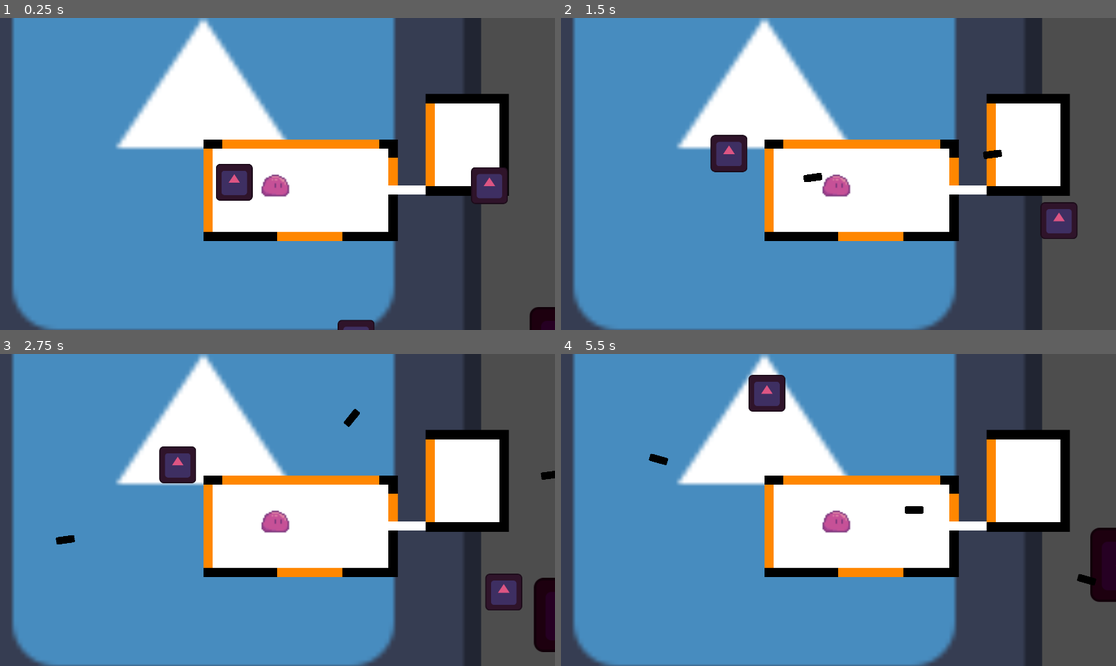
Above: before the commit, frames 1-4 (two rows, left to right).
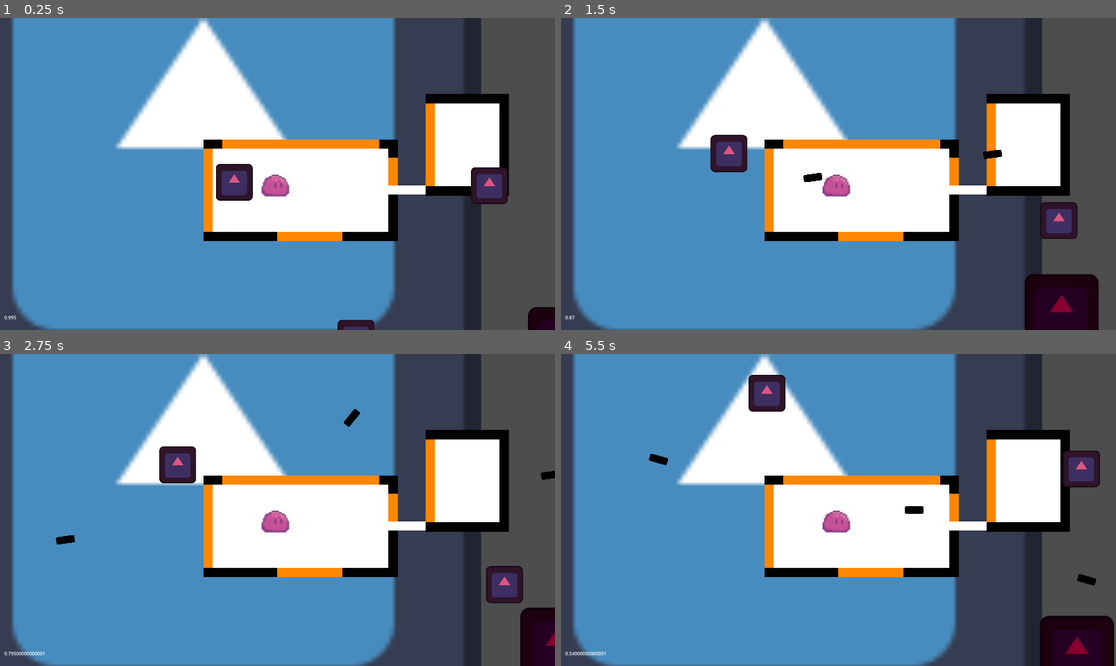
Above: after the commit, the same moments.

Repository: resurgestudios/GMTK2023
Game: Godot game, scene res://Scenes/main.tscn
Same seed, same stepped clock (60 frames per second), same inputs: the game is played once before the commit and once after it. The engine's default icon, where the game draws it, is replaced by a stand-in: a white triangle on a blue panel in a dark square.
Inputs (mouse positions are in pixels of both pictures, inside the frame that each line leads up to):
- Up to frame 1 (0.25 s): no input
- Up to frame 2 (1.5 s): move the mouse to (960, 158) at 0.52 s; click (960, 158) at 0.6 s; tap Space (Jump) at 0.77 s; move the mouse to (727, 189) at 1.27 s; click (727, 189) at 1.35 s
- Up to frame 3 (2.75 s): tap Space (Jump) at 1.52 s; move the mouse to (333, 441) at 2.02 s; click (333, 441) at 2.1 s
- Up to frame 4 (5.5 s): move the mouse to (810, 572) at 2.77 s; click (810, 572) at 2.85 s; tap Space (Jump) at 3.02, 3.77, 4.52 s; move the mouse to (1005, 556) at 3.52 s; click (1005, 556) at 3.6 s; move the mouse to (672, 463) at 4.27 s; click (672, 463) at 4.35 s; move the mouse to (866, 510) at 5.02 s; click (866, 510) at 5.1 s

The runs differ from the first frame. In frame 1, less than 0.1% of the frame differs, in the area x 0-97%, y 92-100%; in frame 2, 2.4%; in frame 3, 1.8%; in frame 4, 4.0%, in the area x 0-100%, y 30-100%.

Commit message:
sus

Diff:
--- /dev/null
+++ b/Art/TopBar/TopBar.tres
@@ -0,0 +1,47 @@
+[gd_resource type="AnimatedTexture" load_steps=15 format=3 uid="uid://do8w1h2vudgyg"]
+
+[ext_resource type="Texture2D" uid="uid://cdpp5rxki187c" path="res://Art/TopBar/New Piskel-1.png.png" id="1_lvi1t"]
+[ext_resource type="Texture2D" uid="uid://m8lvda55jrv" path="res://Art/TopBar/New Piskel-2.png.png" id="2_q5rvw"]
+[ext_resource type="Texture2D" uid="uid://cq4xwt4l4tdm" path="res://Art/TopBar/New Piskel-11.png.png" id="3_osrys"]
+[ext_resource type="Texture2D" uid="uid://ccj8e2f0gw7us" path="res://Art/TopBar/New Piskel-12.png.png" id="4_v4fji"]
+[ext_resource type="Texture2D" uid="uid://bhipwmdh5sis8" path="res://Art/TopBar/New Piskel-13.png.png" id="5_5a1dx"]
+[ext_resource type="Texture2D" uid="uid://clhu7oo4ocipt" path="res://Art/TopBar/New Piskel-14.png.png" id="6_y74ty"]
+[ext_resource type="Texture2D" uid="uid://d4afbdoamwtwa" path="res://Art/TopBar/New Piskel-3.png.png" id="7_o7f30"]
+[ext_resource type="Texture2D" uid="uid://htdvg2s3iru3" path="res://Art/TopBar/New Piskel-4.png.png" id="8_ws6k8"]
+[ext_resource type="Texture2D" uid="uid://v6xl8qicuwii" path="res://Art/TopBar/New Piskel-5.png.png" id="9_b3b6r"]
+[ext_resource type="Texture2D" uid="uid://cai3wbh4taj64" path="res://Art/TopBar/New Piskel-6.png.png" id="10_lelq5"]
+[ext_resource type="Texture2D" uid="uid://58jyul1ccw4b" path="res://Art/TopBar/New Piskel-7.png.png" id="11_t0yy7"]
+[ext_resource type="Texture2D" uid="uid://hcv8o1ydq30t" path="res://Art/TopBar/New Piskel-8.png.png" id="12_mc638"]
+[ext_resource type="Texture2D" uid="uid://bkfuql4257p4w" path="res://Art/TopBar/New Piskel-9.png.png" id="13_d4q0u"]
+[ext_resource type="Texture2D" uid="uid://wxh86hgywru8" path="res://Art/TopBar/New Piskel-10.png.png" id="14_4tios"]
+
+[resource]
+frames = 14
+frame_0/texture = ExtResource("1_lvi1t")
+frame_0/duration = 0.13
+frame_1/texture = ExtResource("2_q5rvw")
+frame_1/duration = 0.13
+frame_2/texture = ExtResource("7_o7f30")
+frame_2/duration = 0.13
+frame_3/texture = ExtResource("8_ws6k8")
+frame_3/duration = 0.13
+frame_4/texture = ExtResource("9_b3b6r")
+frame_4/duration = 0.13
+frame_5/texture = ExtResource("10_lelq5")
+frame_5/duration = 0.13
+frame_6/texture = ExtResource("11_t0yy7")
+frame_6/duration = 0.13
+frame_7/texture = ExtResource("12_mc638")
+frame_7/duration = 0.13
+frame_8/texture = ExtResource("13_d4q0u")
+frame_8/duration = 0.13
+frame_9/texture = ExtResource("14_4tios")
+frame_9/duration = 0.13
+frame_10/texture = ExtResource("3_osrys")
+frame_10/duration = 0.13
+frame_11/texture = ExtResource("4_v4fji")
+frame_11/duration = 0.13
+frame_12/texture = ExtResource("5_5a1dx")
+frame_12/duration = 0.13
+frame_13/texture = ExtResource("6_y74ty")
+frame_13/duration = 0.13
--- /dev/null
+++ b/Enemies/hacker_enemy.tscn
@@ -0,0 +1,18 @@
+[gd_scene load_steps=4 format=3 uid="uid://cuf1hq3mlr5uj"]
+
+[ext_resource type="Script" path="res://Scripts/hacker_enemy.gd" id="1_cr3hr"]
+[ext_resource type="Texture2D" uid="uid://bato50kxiissq" path="res://Art/icon.svg" id="2_ruprt"]
+
+[sub_resource type="RectangleShape2D" id="RectangleShape2D_vhaqk"]
+size = Vector2(128, 129)
+
+[node name="Hacker_Enemy" type="CharacterBody2D"]
+script = ExtResource("1_cr3hr")
+metadata/_edit_group_ = true
+
+[node name="Sprite2D" type="Sprite2D" parent="."]
+modulate = Color(0, 0, 0, 1)
+texture = ExtResource("2_ruprt")
+
+[node name="CollisionShape2D" type="CollisionShape2D" parent="."]
+shape = SubResource("RectangleShape2D_vhaqk")
--- a/Enemies/normal_enemy.tscn
+++ b/Enemies/normal_enemy.tscn
@@ -2,7 +2,7 @@
 
 [ext_resource type="Texture2D" uid="uid://bato50kxiissq" path="res://Art/icon.svg" id="1_5jl2r"]
 [ext_resource type="Script" path="res://scripts/normal_enemy.gd" id="1_qe5o8"]
-[ext_resource type="Script" path="res://Enemies/Normal_Enemy_Detect.gd" id="3_o1rtk"]
+[ext_resource type="Script" path="res://Scripts/Normal_Enemy_Detect.gd" id="3_6d4cw"]
 
 [sub_resource type="RectangleShape2D" id="RectangleShape2D_vhaqk"]
 size = Vector2(128, 129)
@@ -23,7 +23,7 @@
 shape = SubResource("RectangleShape2D_vhaqk")
 
 [node name="Area2D" type="Area2D" parent="."]
-script = ExtResource("3_o1rtk")
+script = ExtResource("3_6d4cw")
 
 [node name="CollisionShape2D" type="CollisionShape2D" parent="Area2D"]
 position = Vector2(-0.5, 0.5)
--- /dev/null
+++ b/Scenes/TopBar.gd
@@ -0,0 +1,7 @@
+extends CharacterBody2D
+
+func _ready():
+	$AnimatedSprite2D.play("default")
+
+func _physics_process(delta):
+	position.y = 1080 - Global.ink * 1080 + 100
--- a/Scenes/main.tscn
+++ b/Scenes/main.tscn
@@ -139,3 +139,12 @@
 
 [node name="TileMap2" parent="MapManager" instance=ExtResource("3_yc0pl")]
 position = Vector2(768, 0)
+
+[node name="CanvasLayer" type="CanvasLayer" parent="."]
+
+[node name="RichTextLabel" type="RichTextLabel" parent="CanvasLayer"]
+offset_left = 15.0
+offset_top = 1025.0
+offset_right = 653.0
+offset_bottom = 1476.0
+text = "qweqweqwe"
--- a/Scripts/Global.gd
+++ b/Scripts/Global.gd
@@ -10,12 +10,21 @@
 #		await get_tree().create_timer(1).timeout
 
 var spawned = false
+var ink: float = 1.0
+@export var ink_draw_rate: float = 2
 
 func _process(delta):
 	if not spawned:
 		spawn_normal_enemies()
 		spawn_boss_enemies()
+		spawn_hacker_enemies()
 		spawned = true
+
+func _physics_process(delta):
+	ink -= ink_draw_rate * 0.01 * delta;
+	if ink <= 0:
+		die()
+
 
 
 func spawn_normal_enemies():
@@ -23,6 +32,7 @@
 		var normal_enemy_inst = load("res://Enemies/normal_enemy.tscn").instantiate()
 		var x: int = round(rng.randf_range(0.0, 1920.0))
 		var y: int = round(rng.randf_range(0.0, 1080.0))
+		normal_enemy_inst.add_to_group("normal")
 		normal_enemy_inst.position = Vector2(x, y)
 		get_tree().root.add_child(normal_enemy_inst)
 
@@ -34,3 +44,15 @@
 		boss_enemy_inst.add_to_group("boss")
 		boss_enemy_inst.position = Vector2(x, y)
 		get_tree().root.add_child(boss_enemy_inst)
+
+func spawn_hacker_enemies():
+	for i in range(0, 2):
+		var hacker_enemy_inst = load("res://Enemies/hacker_enemy.tscn").instantiate()
+		var x: int = round(rng.randf_range(0.0, 1920.0))
+		var y: int = round(rng.randf_range(0.0, 1080.0))
+		hacker_enemy_inst.add_to_group("hacker")
+		hacker_enemy_inst.position = Vector2(x, y)
+		get_tree().root.add_child(hacker_enemy_inst)
+
+func die():
+	pass
--- a/Scripts/Printer.gd
+++ b/Scripts/Printer.gd
@@ -6,6 +6,7 @@
 @export var base_move_time: float = 0.5
 @export var multiplier: float = 1000
 @export var ink_speed: int = 200
+@export var ink_cost: float = 0.05
 
 var action_time: float = 0
 var move_time: float = 0
@@ -46,13 +47,15 @@
 		shoot_ink()
 
 func shoot_ink():
-	var ink_inst = load("res://Scenes/ink.tscn").instantiate()
-	get_tree().root.add_child(ink_inst)
-	var angle = position.angle_to_point(get_global_mouse_position())
-	ink_inst.velocity.y = ink_speed * sin(angle)
-	ink_inst.velocity.x = ink_speed * cos(angle)
-	ink_inst.position = position
-	ink_inst.rotation = angle
+	if Global.ink >= 0.1:
+		var ink_inst = load("res://Scenes/ink.tscn").instantiate()
+		get_tree().root.add_child(ink_inst)
+		var angle = position.angle_to_point(get_global_mouse_position())
+		ink_inst.velocity.y = ink_speed * sin(angle)
+		ink_inst.velocity.x = ink_speed * cos(angle)
+		ink_inst.position = position
+		ink_inst.rotation = angle
+		Global.ink -= ink_cost
 
 
 func bounce_with_clamp(min_length: float, max_length: float):
--- /dev/null
+++ b/Scripts/hacker_enemy.gd
@@ -0,0 +1,30 @@
+extends CharacterBody2D
+
+
+const speed: int = 10
+var rng = RandomNumberGenerator.new()
+var direction: float = rng.randf_range(0, 2 * PI)
+var target_velocity: Vector2
+
+func bounce_with_clamp(min_length: float, max_length: float):
+	var collision: KinematicCollision2D = get_last_slide_collision()
+	var norm: Vector2 = collision.get_normal()
+	var length: float = target_velocity.length()
+	var dir: Vector2 = target_velocity.bounce(norm).normalized()
+	length = clamp(length, min_length, max_length)
+	target_velocity = dir * length
+
+func _ready():
+	pass
+
+var timer: float = 0
+
+func _physics_process(delta):
+	velocity = target_velocity
+	timer -= delta
+	if timer <= 0:
+		direction += rng.randf_range(-1.0, 1.0)
+		timer = rng.randf_range(1.5, 3.0)
+		target_velocity = speed * Vector2(cos(direction), sin(direction))
+	if move_and_slide():
+		bounce_with_clamp(200, 2000)
--- a/Scripts/main.gd
+++ b/Scripts/main.gd
@@ -7,5 +7,5 @@
 
 
 # Called every frame. 'delta' is the elapsed time since the previous frame.
-func _process(delta):
-	pass
+func _physics_process(delta):
+	$CanvasLayer/RichTextLabel.text = str(Global.ink)
Binary file added: Art/InkBar.png
Not shown, added: Art/InkBar.png.import
Binary file added: Art/TopBar/New Piskel-1.png.png
Not shown, added: Art/TopBar/New Piskel-1.png.png.import
Binary file added: Art/TopBar/New Piskel-10.png.png
Not shown, added: Art/TopBar/New Piskel-10.png.png.import
Binary file added: Art/TopBar/New Piskel-11.png.png
Not shown, added: Art/TopBar/New Piskel-11.png.png.import
Binary file added: Art/TopBar/New Piskel-12.png.png
Not shown, added: Art/TopBar/New Piskel-12.png.png.import
Binary file added: Art/TopBar/New Piskel-13.png.png
Not shown, added: Art/TopBar/New Piskel-13.png.png.import
(and 21 more such lines)
